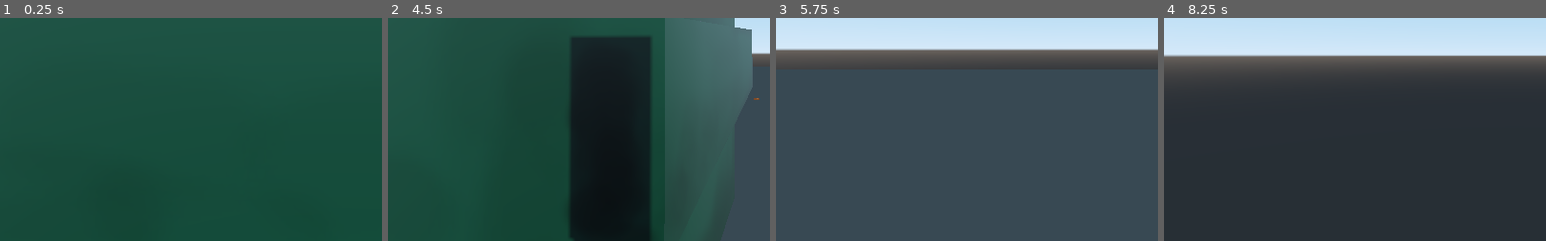
Above: before the commit, frames 1-4 (left to right).
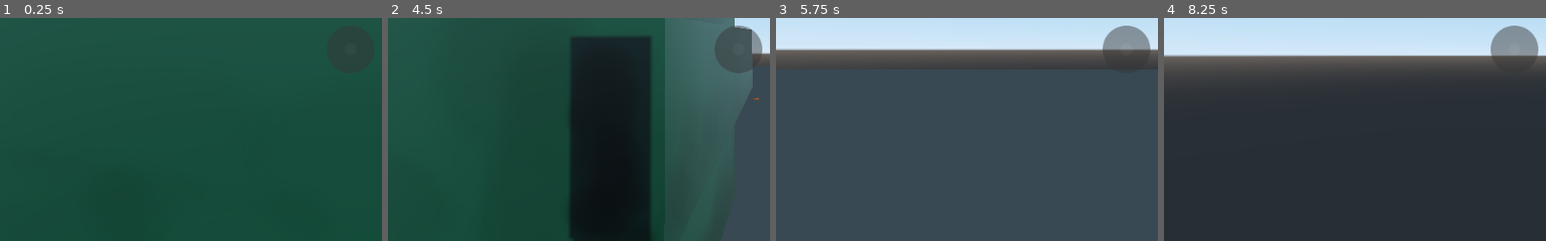
Above: after the commit, the same moments.

Repository: AlixBarreaux/game-jam
Game: Godot game, scene res://Main.tscn
The game is run twice, just before and just after one commit, with the same random seed, the same clock (stepped at 60 frames per second) and the same inputs.
Inputs (mouse positions are % of the whole screen's width and height, from its top left):
- Up to frame 1 (0.25 s): no input
- Up to frame 2 (4.5 s): tap Enter at 0.5, 2.75 s; move the mouse to (55, 50) at 0.52 s; hold Z (move_forward) from 0.53 s (still down); tap E (interact) at 0.6, 1.55, 2.1, 2.85, 3.8, 4.35 s; move the mouse to (45, 50) at 1.27 s; tap Space (drop_item) at 1.35, 2, 3.5, 3.6 s; move the mouse to (52, 48) at 2.02 s; move the mouse to (49, 52) at 2.77 s; move the mouse to (57, 51) at 3.52 s; move the mouse to (42, 49) at 4.27 s
- Up to frame 3 (5.75 s): keep holding Z (move_forward); move the mouse to (51, 50) at 5.02 s; tap E (interact) at 5.1 s
- Up to frame 4 (8.25 s): move the mouse to (46, 48) at 5.77 s; release Z (move_forward) at 5.78 s; hold D (move_right) 5.78-6.53 s; tap Space (drop_item) at 5.85, 8.1 s; tap E (interact) at 6.05, 6.6, 7.35 s; tap Enter at 6.5 s; move the mouse to (55, 50) at 6.52 s; hold Z (move_forward) from 6.53 s (still down); move the mouse to (45, 50) at 7.27 s; move the mouse to (52, 48) at 8.02 s
The pictures show only the part of the screen within x 4-54%, y 43-93%; the shares and areas given below are measured in that part.

The runs differ from the first frame. In frame 2, 1.9% of the frame differs, in the area x 85-98%, y 3-25%; in frame 3, 1.1%; in frame 4, 1.4%.

Commit message:
add gui crosshair to make aiming at items easier

Diff:
--- /dev/null
+++ b/GUI/GUIPlayer.tscn
@@ -0,0 +1,27 @@
+[gd_scene load_steps=2 format=2]
+
+[ext_resource path="res://GUI/crosshair.png" type="Texture" id=1]
+
+[node name="Control" type="Control"]
+anchor_right = 1.0
+anchor_bottom = 1.0
+mouse_filter = 2
+__meta__ = {
+"_edit_use_anchors_": false
+}
+
+[node name="TextureRect" type="TextureRect" parent="."]
+self_modulate = Color( 0.262745, 0.258824, 0.258824, 0.470588 )
+anchor_left = 0.5
+anchor_top = 0.5
+anchor_right = 0.5
+anchor_bottom = 0.5
+margin_left = -32.0
+margin_top = -32.0
+margin_right = 32.0
+margin_bottom = 32.0
+mouse_filter = 2
+texture = ExtResource( 1 )
+__meta__ = {
+"_edit_use_anchors_": false
+}
--- a/Interactables/Furnitures/Base/Furniture.tscn
+++ b/Interactables/Furnitures/Base/Furniture.tscn
@@ -1,8 +1,9 @@
 [gd_scene load_steps=4 format=2]
 
-[ext_resource path="res://Interactables/Zone/Interactable_Zone.tscn" type="PackedScene" id=1]
+[ext_resource path="res://Interactables/Zones/Interactable_Zone.tscn" type="PackedScene" id=1]
 [ext_resource path="res://Interactables/Furnitures/Base/furniture.gd" type="Script" id=2]
 [ext_resource path="res://Interactables/Furnitures/Base/Model/Model.tscn" type="PackedScene" id=3]
+
 
 [node name="Furniture" type="StaticBody"]
 collision_layer = 16
--- a/Interactables/Items/Base/Item.tscn
+++ b/Interactables/Items/Base/Item.tscn
@@ -1,7 +1,7 @@
 [gd_scene load_steps=3 format=2]
 
 [ext_resource path="res://Interactables/Items/Base/item.gd" type="Script" id=1]
-[ext_resource path="res://Interactables/Zone/Interactable_Zone.tscn" type="PackedScene" id=2]
+[ext_resource path="res://Interactables/Zones/Interactable_Zone.tscn" type="PackedScene" id=2]
 
 [node name="Item" type="RigidBody"]
 collision_layer = 8
--- a/Interactables/Zone/Interactable_Zone.tscn
+++ b/Interactables/Zones/Interactable_Zone.tscn
@@ -1,6 +1,7 @@
 [gd_scene load_steps=2 format=2]
 
-[ext_resource path="res://Interactables/Zone/interactable_zone.gd" type="Script" id=1]
+[ext_resource path="res://Interactables/Zones/interactable_zone.gd" type="Script" id=1]
+
 
 [node name="InteractZone" type="Area"]
 collision_layer = 0
--- a/Player/Player.tscn
+++ b/Player/Player.tscn
@@ -1,7 +1,8 @@
-[gd_scene load_steps=4 format=2]
+[gd_scene load_steps=5 format=2]
 
 [ext_resource path="res://Player/player.gd" type="Script" id=1]
 [ext_resource path="res://Player/Interact_Raycast/InteractRayCast.tscn" type="PackedScene" id=2]
+[ext_resource path="res://GUI/GUIPlayer.tscn" type="PackedScene" id=3]
 
 [sub_resource type="BoxShape" id=1]
 extents = Vector3( 0.2, 1, 0.2 )
@@ -24,3 +25,7 @@
 
 [node name="ItemDropPoint" type="Spatial" parent="."]
 transform = Transform( 1, 0, 0, 0, 1, 0, 0, 0, 1, 0, 1, -1.6 )
+
+[node name="CanvasLayer" type="CanvasLayer" parent="."]
+
+[node name="Control" parent="CanvasLayer" instance=ExtResource( 3 )]
--- a/project.godot
+++ b/project.godot
@@ -22,7 +22,7 @@
 "base": "Node",
 "class": "Interactable",
 "language": "GDScript",
-"path": "res://Interactables/Zone/interactable_zone.gd"
+"path": "res://Interactables/Zones/interactable_zone.gd"
 }, {
 "base": "RigidBody",
 "class": "Item",
Binary file added: GUI/crosshair.png
Not shown, added: GUI/crosshair.png.import
Renamed: Interactables/Zone/interactable_zone.gd -> Interactables/Zones/interactable_zone.gd
